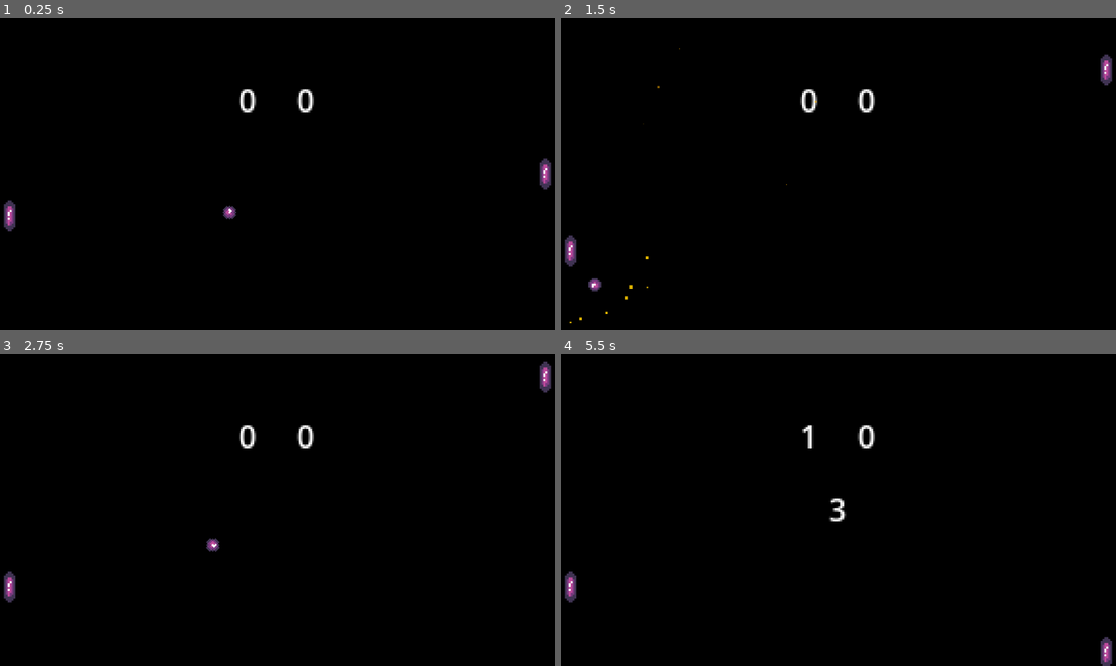
Above: before the commit, frames 1-4 (two rows, left to right).
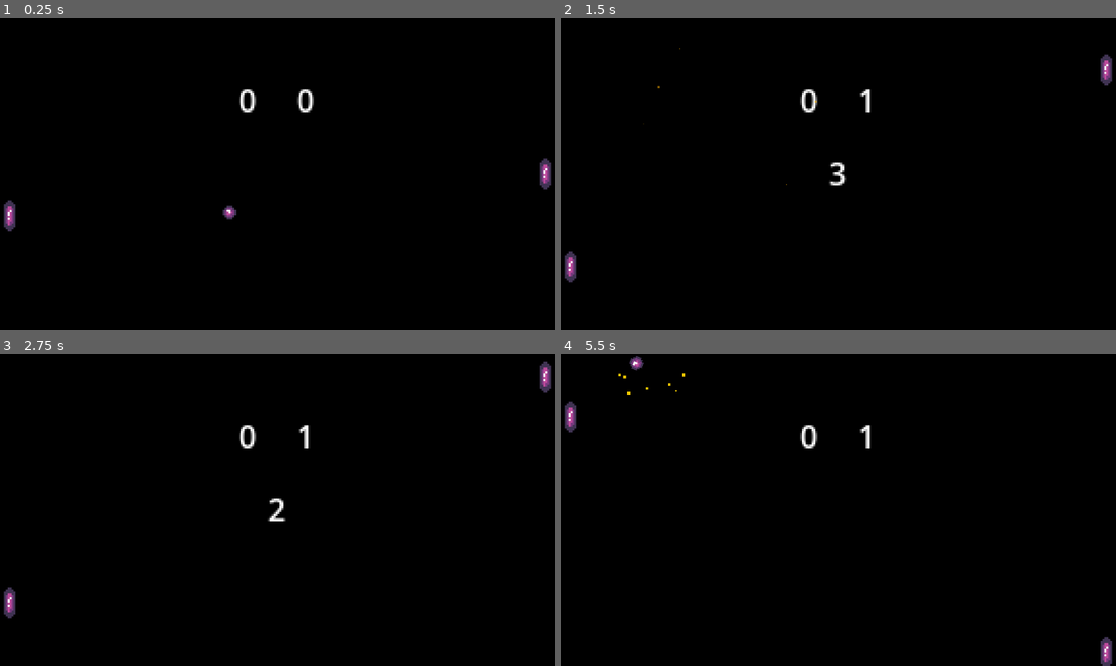
Above: after the commit, the same moments.

Repository: mmusialek/la_pong_2d
Game: Godot game, scene res://scenes/levels/level1.tscn
The game is run twice, just before and just after one commit, with the same random seed, the same clock (stepped at 60 frames per second) and the same inputs.
Inputs:
- Up to frame 1 (0.25 s): no input
- Up to frame 2 (1.5 s): hold Up (ui_up) 0.53-1.28 s; hold Down (ui_down) from 1.28 s (still down)
- Up to frame 3 (2.75 s): release Down (ui_down) at 2.03 s; hold Up (ui_up) from 2.03 s (still down)
- Up to frame 4 (5.5 s): release Up (ui_up) at 3.53 s; hold Down (ui_down) from 3.53 s (still down)

The runs differ from the first frame. In frame 1, less than 0.1% of the frame differs, in the area x 40-43%, y 60-65%; in frame 2, 0.7%; in frame 3, 0.7%; in frame 4, 1.0%, in the area x 0-57%, y 0-80%.

Commit message:
Enhance ball physics: improve rotation mechanics and collision response

Diff:
--- a/src/scripts/ball.gd
+++ b/src/scripts/ball.gd
@@ -6,6 +6,10 @@
 
 # ball config
 const speed = 100
+var rotation_speed: float = 0.0
+const MAX_ROTATION_SPEED: float = PI * 4.0
+const ROTATION_DAMPING: float = 0.5
+const WALL_ROTATION_FACTOR: float = 15.0
 var velocity = Vector2.ZERO
 const MAX_BOUNCE_ANGLE = PI / 4.0 # 45 degrees
 const SparkEffect = preload("res://scenes/packages/spark_effect.tscn")
@@ -29,7 +33,8 @@
 func _physics_process(delta):
 	var new_velo = velocity * speed * delta
 	var collision = move_and_collide(new_velo)
-	rotate(PI*delta)
+	rotate(rotation_speed * delta)
+	rotation_speed = lerp(rotation_speed, 0.0, delta * ROTATION_DAMPING)
 	if collision:
 		var spark = SparkEffect.instantiate()
 		get_tree().current_scene.add_child(spark)
@@ -39,6 +44,8 @@
 		var collider = collision.get_collider()
 		if collider.name == "WordBoundaries":
 			play_ball_bounce()
+			# Change rotation direction and speed based on realistic physics
+			rotation_speed += velocity.x * collision.get_normal().y * WALL_ROTATION_FACTOR
 
 		if collider.name in ["player1", "player2"]:
 			play_paddle_bounce()
@@ -57,8 +64,14 @@
 
 			# Set new velocity
 			velocity = Vector2(dir_x * cos(bounce_angle), sin(bounce_angle)).normalized()
+
+			# Set rotation speed based on where it hit the paddle
+			rotation_speed = normalized_y * MAX_ROTATION_SPEED
 		else:
 			velocity = velocity.bounce(collision.get_normal())
+			# Apply rotation effect to bounce trajectory
+			velocity.x += rotation_speed * 0.05 * collision.get_normal().y
+			velocity = velocity.normalized()
 
 
 func _on_left_killzone_body_entered(body):
@@ -87,6 +100,7 @@
 	hide()
 	set_physics_process(false)
 	set_process(false)
+	rotation_speed = 0.0
 	velocity.x = [-1,1][randi()%2]
 	velocity.y = [-0.8,0.8][randi()%2]
 	position = Vector2.ZERO
